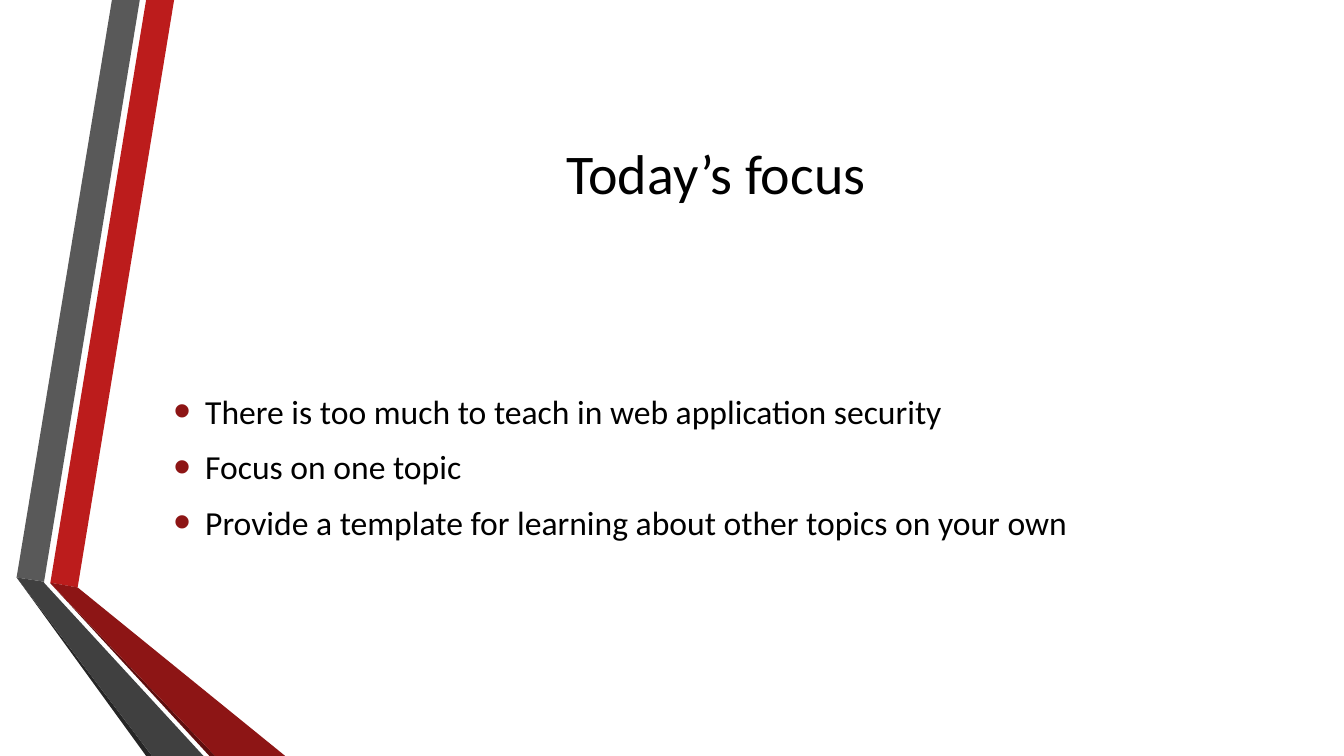
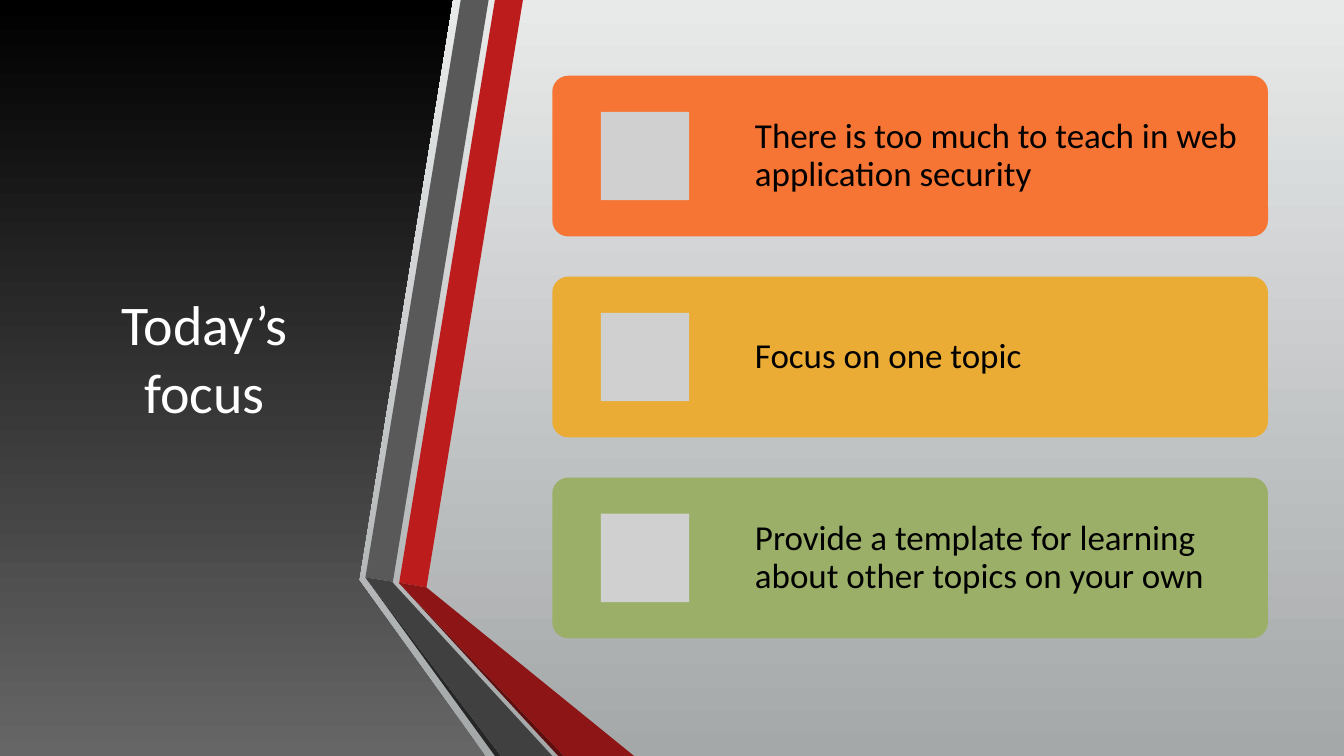
Before and after one commit to umisc/workshops, a slide deck: slide 9 of Workshop_2/workshop-2-slides.pptx. Drawn at 1344x756 pixels with LibreOffice and Linux fonts; fonts in the diff are those of the drawing; grey boxes stand for pictures; background and template pictures are left out. Boxes give left, top, right and bottom in pixels: in the first picture for what was removed or moved away, otherwise in the second. Text is boxed around its words. In the diff, an @@ line names an element or a change of style, - is before the commit and + after.

```diff
--- a/Workshop_2/workshop-2-slides.pptx
+++ b/Workshop_2/workshop-2-slides.pptx
@@ background picture (left out) to gradient #E9EAEB to #A5A8A9 @@
@@ rectangle added at [0,0,1344,756], fill gradient #E9EAEB to #A5A8A9 @@
@@ freeform shape added at [0,0,486,756], fill gradient #676767 to #000000 @@
@@ title "Today’s focus": place and size @@
-title "Today’s focus" at [566,154,865,203]
+title "Today’s focus" at [121,305,287,414]
@@ title "Today’s focus" at [121,305,287,414]: text colour #000000 to #FFFFFF @@
@@ text removed at [205,400,1067,541] @@
-• There is too much to teach in web application security
-• Focus on one topic
-• Provide a template for learning about other topics on your own
@@ group added at [553,76,1268,638]: 3 rounded rectangles, 3 pictures, 3 texts @@
+There is too much to teach in web application security
+Focus on one topic
+Provide a template for learning about other topics on your own
@@ group added at [366,0,634,756]: 6 freeform shapes @@
```
Also in this commit, not shown: 12 other slides changed, 2 slides added, 1 slide removed.
